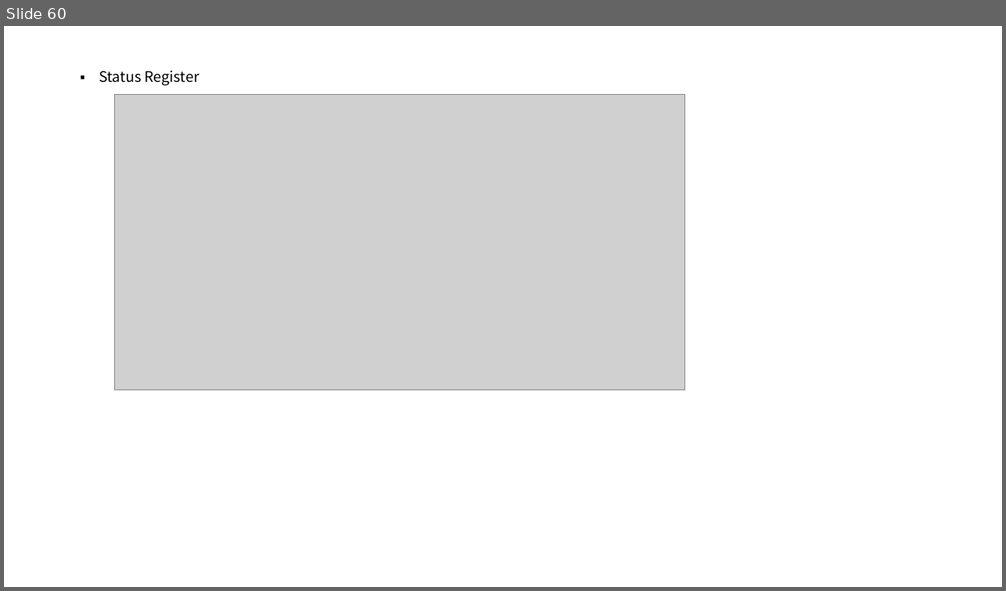
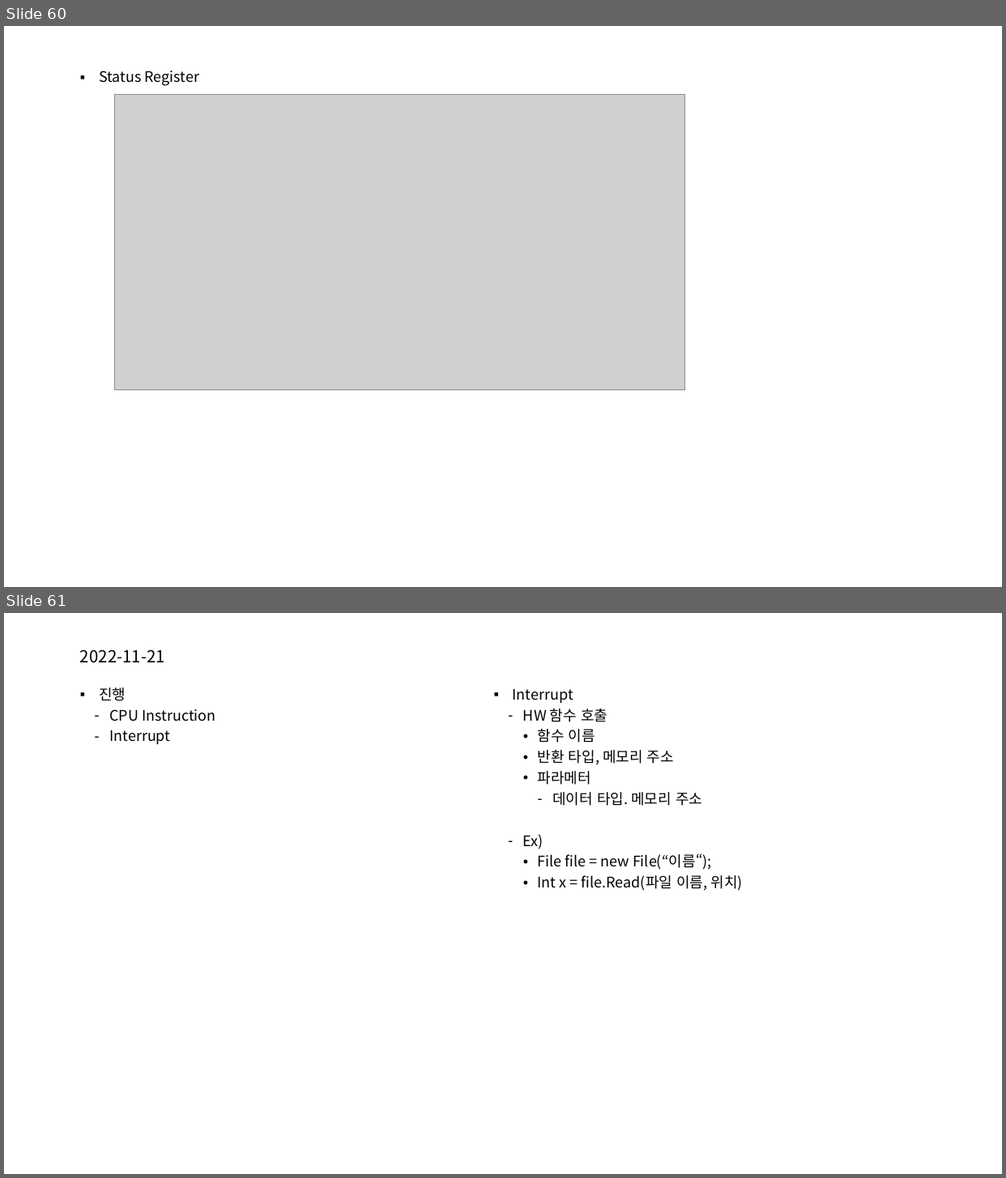
Before and after one commit to mjuclass/202202, a slide deck: OS/시스템프로그래밍2.pptx. Shown one above the other, each under a label of ours: slide 60 before the commit, slides 60 and 61 after it. The pictures are 1006x591 and 1006x1178 pixels, drawn with LibreOffice and Linux fonts; fonts in the diff are those of the drawing; grey boxes stand for pictures. Boxes give left, top, right and bottom in pixels: in the first picture for what was removed or moved away, otherwise in the second. Text is boxed around its words. In the diff, an @@ line names an element or a change of style, - is before the commit and + after.

```diff
--- a/OS/시스템프로그래밍2.pptx
+++ b/OS/시스템프로그래밍2.pptx
@@ slide 61 added at (x1=4, y1=613, x2=1002, y2=1174), background #FFFFFF @@
@@ title added at (x1=80, y1=649, x2=165, y2=663), 16 pt, text #000000 @@
+2022-11-21
@@ text added at (x1=99, y1=688, x2=216, y2=744), 14 pt, text #000000 @@
+▪ 진행
+  – CPU Instruction
+  – Interrupt
@@ text added at (x1=513, y1=688, x2=743, y2=891), 14 pt, text #000000 @@
+▪ Interrupt
+  – HW 함수 호출
+    • 함수 이름
+    • 반환 타입, 메모리 주소
+    • 파라메터
+      – 데이터 타입. 메모리 주소
+  – Ex)
+    • File file = new File(“이름“);
+    • Int x = file.Read(파일 이름, 위치)
```
Also in this commit, not shown: 1 other slide added, 3 other files.
